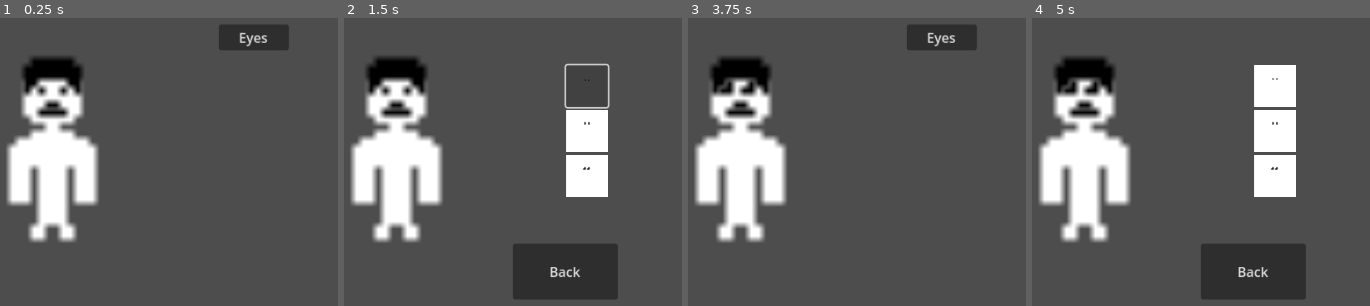
Above: before the commit, frames 1-4 (left to right).
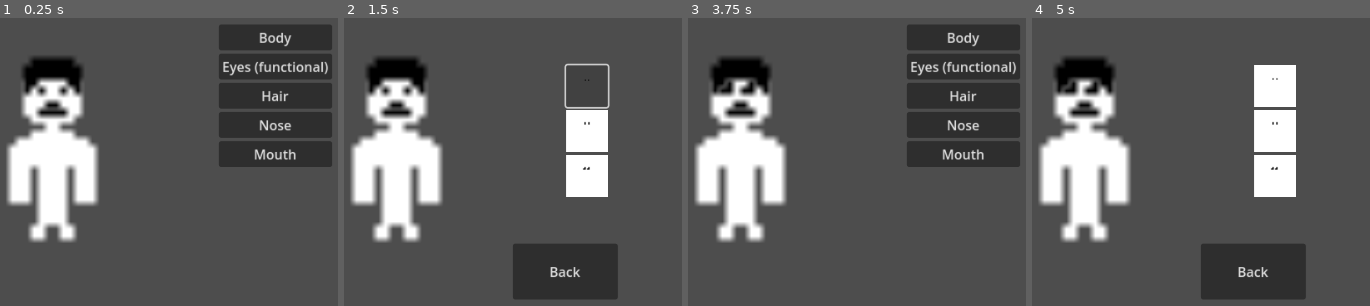
Above: after the commit, the same moments.

Repository: JordanFreyman/group-6
Game: Godot game, scene res://scene_manager.tscn
Same seed, same stepped clock (60 frames per second), same inputs: the game is played once before the commit and once after it.
Inputs (mouse positions are in pixels of both pictures, inside the frame that each line leads up to):
- Up to frame 1 (0.25 s): no input
- Up to frame 2 (1.5 s): click "Eyes" (after the commit: "Eyes (functional)") at 0.5 s; click (587, 87) at 1.25 s
- Up to frame 3 (3.75 s): click (931, 130) at 2 s; click (931, 176) at 2.75 s; click "Back" at 3.5 s
- Up to frame 4 (5 s): click "Eyes" (after the commit: "Body") at 4.25 s

The runs differ from the first frame. In frame 1, 13% of the frame differs, in the area x 64-99%, y 2-52%; in frame 2, nothing differs; in frame 3, 13%; in frame 4, nothing differs.

Commit message:
made eyes & hair selection more generic

Diff:
--- a/godot/character.gd
+++ b/godot/character.gd
@@ -15,38 +15,53 @@
 	"currNose": 0,
 	"currMouth": 0
 }
+
 @export var menu_name = "menu"
+@export var switch_to: String
 
 func load_params(new_menu_params: Dictionary):
 	menu_params = new_menu_params
 
 func _ready():
+	update_sprites()
+
+# Function to update all sprite textures based on menu_params
+func update_sprites():
 	bodySprite.texture = $CompositeSprites.body_spritesheet[menu_params["currBody"]]
 	eyesSprite.texture = $CompositeSprites.eyes_spritesheet[menu_params["currEyes"]]
 	hairSprite.texture = $CompositeSprites.hair_spritesheet[menu_params["currHair"]]
 	noseSprite.texture = $CompositeSprites.nose_spritesheet[menu_params["currNose"]]
 	mouthSprite.texture = $CompositeSprites.mouth_spritesheet[menu_params["currMouth"]]
 
+# Generic function for setting a sprite index
+func set_feature(feature: String, index: int):
+	menu_params[feature] = index
+	match feature:
+		"currEyes":
+			eyesSprite.texture = $CompositeSprites.eyes_spritesheet[index]
+		"currHair":
+			hairSprite.texture = $CompositeSprites.hair_spritesheet[index]
+		"currNose":
+			noseSprite.texture = $CompositeSprites.nose_spritesheet[index]
+		"currMouth":
+			mouthSprite.texture = $CompositeSprites.mouth_spritesheet[index]
 
-func _on_view_eyes_pressed() -> void:
-	#get_tree().change_scene_to_file("res://view_eyes.tscn")
+func _on_view_eyes_pressed():
+	switch_to = "eyes"
 	emit_signal("menu_changed", menu_name)
 
+func _on_view_hair_pressed():
+	switch_to = "hair"
+	emit_signal("menu_changed", menu_name)
 
-func _on_eyes_1_pressed() -> void:
-	menu_params["currEyes"] = 0
-	eyesSprite.texture = $CompositeSprites.eyes_spritesheet[0]
+func _on_back_pressed():
+	switch_to = "character"
+	emit_signal("menu_changed", menu_name)
 
+# Hair selection function (applies to all hair buttons)
+func _on_hair_selected(index: int):
+	set_feature("currHair", index)
 
-func _on_eyes_2_pressed() -> void:
-	menu_params["currEyes"] = 1
-	eyesSprite.texture = $CompositeSprites.eyes_spritesheet[1]
-
-
-func _on_eyes_3_pressed() -> void:
-	menu_params["currEyes"] = 2
-	eyesSprite.texture = $CompositeSprites.eyes_spritesheet[2]
-
-
-func _on_back_pressed() -> void:
-	emit_signal("menu_changed", menu_name)
+# Eyes selection function (applies to all eye buttons)
+func _on_eyes_selected(index: int):
+	set_feature("currEyes", index)
--- a/godot/character.tscn
+++ b/godot/character.tscn
@@ -58,8 +58,29 @@
 [node name="VBoxContainer" type="VBoxContainer" parent="Menu/MarginContainer"]
 layout_mode = 2
 
+[node name="ViewBody" type="Button" parent="Menu/MarginContainer/VBoxContainer"]
+layout_mode = 2
+text = "Body"
+
 [node name="ViewEyes" type="Button" parent="Menu/MarginContainer/VBoxContainer"]
 layout_mode = 2
-text = "Eyes"
+text = "Eyes (functional)"
 
+[node name="ViewHair" type="Button" parent="Menu/MarginContainer/VBoxContainer"]
+layout_mode = 2
+text = "Hair
+"
+
+[node name="ViewNose" type="Button" parent="Menu/MarginContainer/VBoxContainer"]
+layout_mode = 2
+text = "Nose"
+
+[node name="ViewMouth" type="Button" parent="Menu/MarginContainer/VBoxContainer"]
+layout_mode = 2
+text = "Mouth"
+
+[connection signal="pressed" from="Menu/MarginContainer/VBoxContainer/ViewBody" to="." method="_on_view_eyes_pressed"]
 [connection signal="pressed" from="Menu/MarginContainer/VBoxContainer/ViewEyes" to="." method="_on_view_eyes_pressed"]
+[connection signal="pressed" from="Menu/MarginContainer/VBoxContainer/ViewHair" to="." method="_on_view_hair_pressed"]
+[connection signal="pressed" from="Menu/MarginContainer/VBoxContainer/ViewNose" to="." method="_on_view_eyes_pressed"]
+[connection signal="pressed" from="Menu/MarginContainer/VBoxContainer/ViewMouth" to="." method="_on_view_eyes_pressed"]
--- a/godot/eyes.tscn
+++ b/godot/eyes.tscn
@@ -108,7 +108,7 @@
 text = "Back
 "
 
-[connection signal="pressed" from="Menu/GridContainer/Eyes1" to="." method="_on_eyes_1_pressed"]
-[connection signal="pressed" from="Menu/GridContainer/Eyes2" to="." method="_on_eyes_2_pressed"]
-[connection signal="pressed" from="Menu/GridContainer/Eyes3" to="." method="_on_eyes_3_pressed"]
+[connection signal="pressed" from="Menu/GridContainer/Eyes1" to="." method="_on_eyes_selected" binds= [0]]
+[connection signal="pressed" from="Menu/GridContainer/Eyes2" to="." method="_on_eyes_selected" binds= [1]]
+[connection signal="pressed" from="Menu/GridContainer/Eyes3" to="." method="_on_eyes_selected" binds= [2]]
 [connection signal="pressed" from="Menu/Back" to="." method="_on_back_pressed"]
--- /dev/null
+++ b/godot/hair.tscn
@@ -0,0 +1,114 @@
+[gd_scene load_steps=12 format=3 uid="uid://dw0kknxukuqt1"]
+
+[ext_resource type="Script" path="res://character.gd" id="1_oku1j"]
+[ext_resource type="Script" path="res://composite_sprites.gd" id="2_bk3uf"]
+[ext_resource type="Texture2D" uid="uid://ctr5ftpteskji" path="res://Art/CompositeSpriteSheets/Body.png" id="3_pinna"]
+[ext_resource type="Texture2D" uid="uid://d6xkd73bmsy0" path="res://Art/CompositeSpriteSheets/Eyes.png" id="4_3j2u3"]
+[ext_resource type="Texture2D" uid="uid://bvkyu8w4mrk2t" path="res://Art/CompositeSpriteSheets/Hair.png" id="5_k43gu"]
+[ext_resource type="Texture2D" uid="uid://bcpve12owsrvb" path="res://Art/CompositeSpriteSheets/Nose.png" id="6_c7x44"]
+[ext_resource type="Texture2D" uid="uid://d37m3qd5d8xm8" path="res://Art/CompositeSpriteSheets/Mouth.png" id="7_im5rf"]
+[ext_resource type="Theme" uid="uid://dwy6h3pp5fuit" path="res://Art/Default_Button.tres" id="8_m4jse"]
+[ext_resource type="Texture2D" uid="uid://bb2gvdorrutm6" path="res://Art/CompositeSpriteSheets/Eyes2.png" id="9_7e54y"]
+[ext_resource type="Texture2D" uid="uid://d4lohwbotrexp" path="res://Art/CompositeSpriteSheets/Eyes3.png" id="10_ofbub"]
+
+[sub_resource type="GDScript" id="GDScript_4m84k"]
+script/source = "extends Control
+
+signal menu_changed(menu_name)
+
+@export var menu_name = \"menu\"
+
+func _on_back_pressed() -> void:
+	emit_signal(\"menu_changed\", menu_name)
+"
+
+[node name="Character" type="Node2D"]
+position = Vector2(-200, -350)
+scale = Vector2(2, 2)
+script = ExtResource("1_oku1j")
+menu_name = "eyes"
+
+[node name="CompositeSprites" type="Node2D" parent="."]
+script = ExtResource("2_bk3uf")
+
+[node name="Body" type="Sprite2D" parent="CompositeSprites"]
+position = Vector2(435.5, 371.5)
+scale = Vector2(8.71875, 8.71875)
+texture = ExtResource("3_pinna")
+
+[node name="Eyes" type="Sprite2D" parent="CompositeSprites"]
+position = Vector2(435.5, 371.5)
+scale = Vector2(8.71875, 8.71875)
+texture = ExtResource("4_3j2u3")
+
+[node name="Hair" type="Sprite2D" parent="CompositeSprites"]
+position = Vector2(435.5, 371.5)
+scale = Vector2(8.71875, 8.71875)
+texture = ExtResource("5_k43gu")
+
+[node name="Nose" type="Sprite2D" parent="CompositeSprites"]
+position = Vector2(435.5, 371.5)
+scale = Vector2(8.71875, 8.71875)
+texture = ExtResource("6_c7x44")
+
+[node name="Mouth" type="Sprite2D" parent="CompositeSprites"]
+position = Vector2(435.5, 371.5)
+scale = Vector2(8.71875, 8.71875)
+texture = ExtResource("7_im5rf")
+
+[node name="Menu" type="Control" parent="."]
+layout_mode = 3
+anchors_preset = 0
+offset_right = 40.0
+offset_bottom = 40.0
+script = SubResource("GDScript_4m84k")
+
+[node name="GridContainer" type="GridContainer" parent="Menu"]
+layout_mode = 1
+anchors_preset = -1
+anchor_left = 17.712
+anchor_top = 5.574
+anchor_right = 19.63
+anchor_bottom = 7.253
+offset_left = -69.48
+offset_top = 70.04
+offset_right = -96.2001
+offset_bottom = 160.88
+
+[node name="Hair1" type="Button" parent="Menu/GridContainer"]
+custom_minimum_size = Vector2(50, 50)
+layout_mode = 2
+theme = ExtResource("8_m4jse")
+icon = ExtResource("4_3j2u3")
+icon_alignment = 1
+expand_icon = true
+
+[node name="Hair2" type="Button" parent="Menu/GridContainer"]
+custom_minimum_size = Vector2(50, 50)
+layout_mode = 2
+theme = ExtResource("8_m4jse")
+icon = ExtResource("9_7e54y")
+icon_alignment = 1
+expand_icon = true
+
+[node name="Hair3" type="Button" parent="Menu/GridContainer"]
+custom_minimum_size = Vector2(50, 50)
+layout_mode = 2
+theme = ExtResource("8_m4jse")
+icon = ExtResource("10_ofbub")
+icon_alignment = 1
+expand_icon = true
+
+[node name="Back" type="Button" parent="Menu"]
+layout_mode = 0
+offset_left = 575.0
+offset_top = 507.0
+offset_right = 701.0
+offset_bottom = 574.0
+text = "Back
+"
+
+[connection signal="pressed" from="Menu/GridContainer/Hair1" to="." method="_on_hair_1_pressed"]
+[connection signal="pressed" from="Menu/GridContainer/Hair2" to="." method="_on_hair_2_pressed"]
+[connection signal="pressed" from="Menu/GridContainer/Hair3" to="." method="_on_hair_3_pressed"]
+[connection signal="pressed" from="Menu/Back" to="." method="_on_back_pressed"]
--- a/godot/scene_manager.gd
+++ b/godot/scene_manager.gd
@@ -7,14 +7,16 @@
 	current_menu.connect("menu_changed", handle_menu_changed)
 
 func handle_menu_changed(current_menu_name: String):
-	var next_menu_name : String
-	match current_menu_name:
-		"character":
-			next_menu_name = "eyes"
-		"eyes":
-			next_menu_name = "character"
-		_:
-			return
+	#var next_menu_name : String
+	print(current_menu.switch_to)
+	#match current_menu_name:
+		#"character":
+			#next_menu_name = "eyes"
+		#"eyes":
+			#next_menu_name = "character"
+		#_:
+			#return
+	var next_menu_name = current_menu.switch_to
 
 	var temp = load("res://"+next_menu_name+".tscn")
 	next_menu = temp.instantiate()
